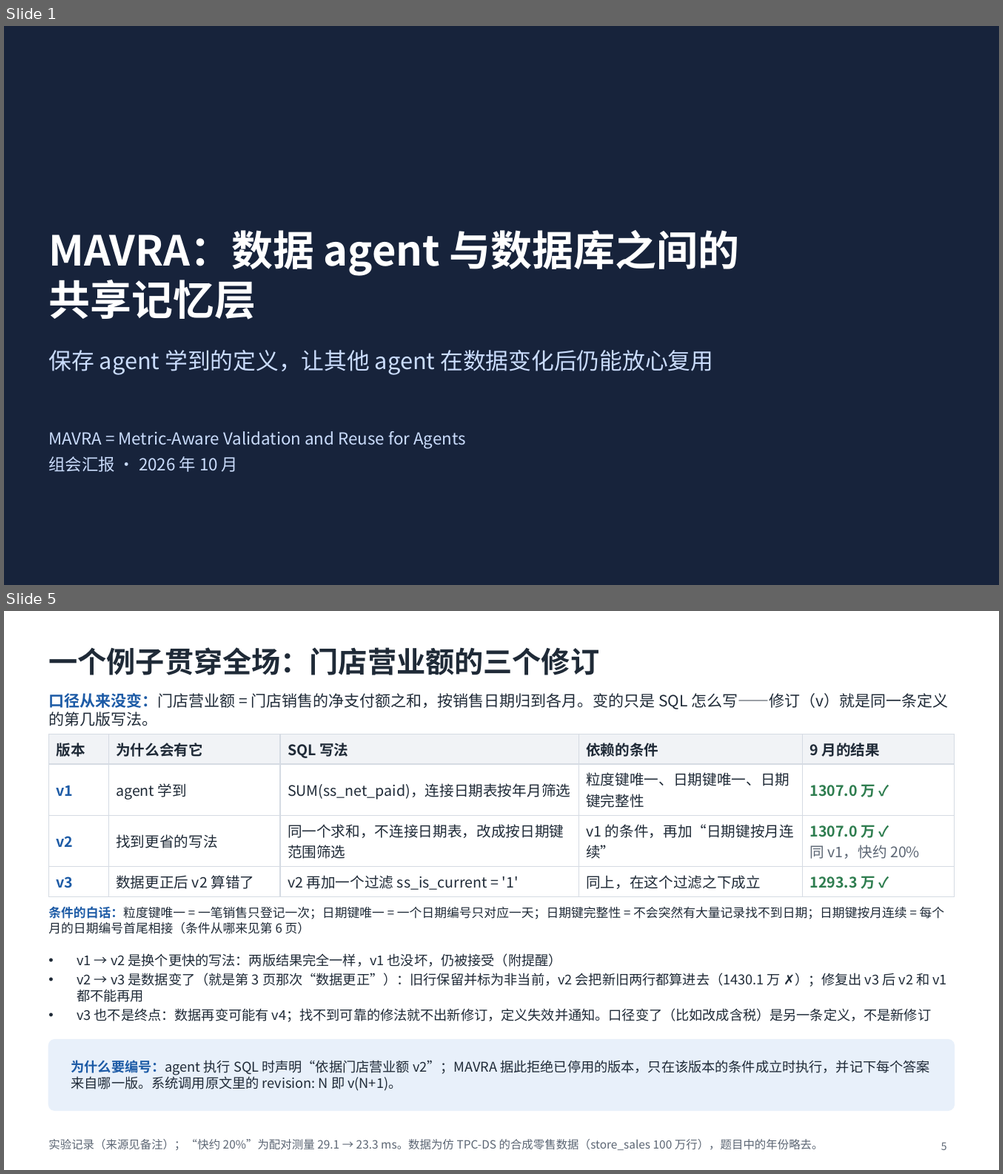
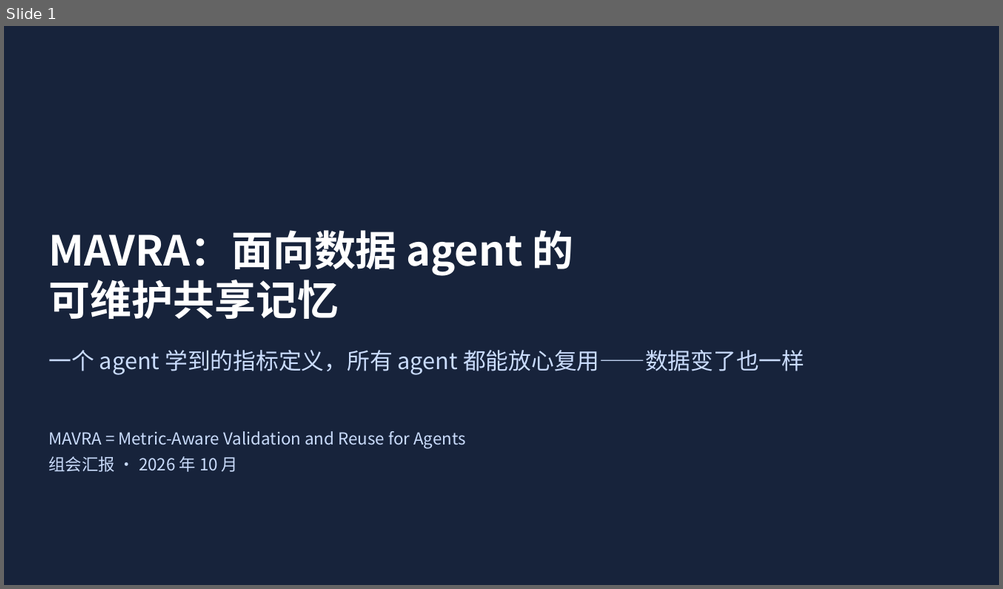
Before and after one commit to mmmttt000045/agent4db-adapter, a slide deck: docs/mavra-system.pptx. Shown one above the other, each under a label of ours: slides 1 and 5 before the commit, slide 1 after it; the slides between them are not shown. The pictures are 1003x1174 and 1003x589 pixels, drawn with LibreOffice and Linux fonts; fonts in the diff are those of the drawing. Boxes give left, top, right and bottom in pixels: in the first picture for what was removed or moved away, otherwise in the second. Text is boxed around its words. In the diff, an @@ line names an element or a change of style, - is before the commit and + after.

```diff
--- a/docs/mavra-system.pptx
+++ b/docs/mavra-system.pptx
@@ slide 5 removed at [4,611,999,1170], background #FFFFFF @@
@@ title removed at [48,647,599,675] @@
-一个例子贯穿全场：门店营业额的三个修订
@@ text removed at [48,693,948,726] @@
-口径从来没变：门店营业额 = 门店销售的净支付额之和，按销售日期归到各月。变的只是 SQL 怎么写——修订（v）就是同一条定义的第几版写法。
@@ table removed at [48,734,954,893], 4 rows, 5 columns @@
-版本 | 为什么会有它 | SQL 写法 | 依赖的条件 | 9 月的结果
-v1 | agent 学到 | SUM(ss_net_paid)，连接日期表按年月筛选 | 粒度键唯一、日期键唯一、日期键完整性 | 1307.0 万 ✓
-v2 | 找到更省的写法 | 同一个求和，不连接日期表，改成按日期键范围筛选 | v1 的条件，再加“日期键按月连续” | 1307.0 万 ✓ / 同 v1，快约 20%
-v3 | 数据更正后 v2 算错了 | v2 再加一个过滤 ss_is_current = '1' | 同上，在这个过滤之下成立 | 1293.3 万 ✓
@@ text removed at [48,906,945,934] @@
-条件的白话：粒度键唯一 = 一笔销售只登记一次；日期键唯一 = 一个日期编号只对应一天；日期键完整性 = 不会突然有大量记录找不到日期；日期键按月连续 = 每个月的日期编号首尾相接（条件从哪来见第 6 页）
@@ text removed at [77,954,948,1022] @@
-• v1 → v2 是换个更快的写法：两版结果完全一样，v1 也没坏，仍被接受（附提醒）
-• v2 → v3 是数据变了（就是第 3 页那次“数据更正”）：旧行保留并标为非当前，v2 会把新旧两行都算进去（1430.1 万 ✗）；修复出 v3 后 v2 和 v1 都不能再用
-• v3 也不是终点：数据再变可能有 v4；找不到可靠的修法就不出新修订，定义失效并通知。口径变了（比如改成含税）是另一条定义，不是新修订
@@ rounded rectangle removed at [48,1040,954,1111] @@
@@ text removed at [71,1060,930,1091] @@
-为什么要编号：agent 执行 SQL 时声明“依据门店营业额 v2”；MAVRA 据此拒绝已停用的版本，只在该版本的条件成立时执行，并记下每个答案来自哪一版。系统调用原文里的 revision: N 即 v(N+1)。
@@ text removed at [48,1139,823,1150] @@
-实验记录（来源见备注）；“快约 20%”为配对测量 29.1 → 23.3 ms。数据为仿 TPC-DS 的合成零售数据（store_sales 100 万行），题目中的年份略去。
@@ page number removed at [941,1142,947,1150] @@
-5
@@ slide 1 changed as well @@
@@ title at [48,230,574,319]: text changed @@
-MAVRA：数据 agent 与数据库之间的
-共享记忆层
+MAVRA：面向数据 agent 的
+可维护共享记忆
@@ text at [48,350,804,375]: text changed @@
-保存 agent 学到的定义，让其他 agent 在数据变化后仍能放心复用
+一个 agent 学到的指标定义，所有 agent 都能放心复用——数据变了也一样
```
Also in this commit, not shown: 4 other slides changed, 3 slides added, 4 other slides removed, 23 other files.
